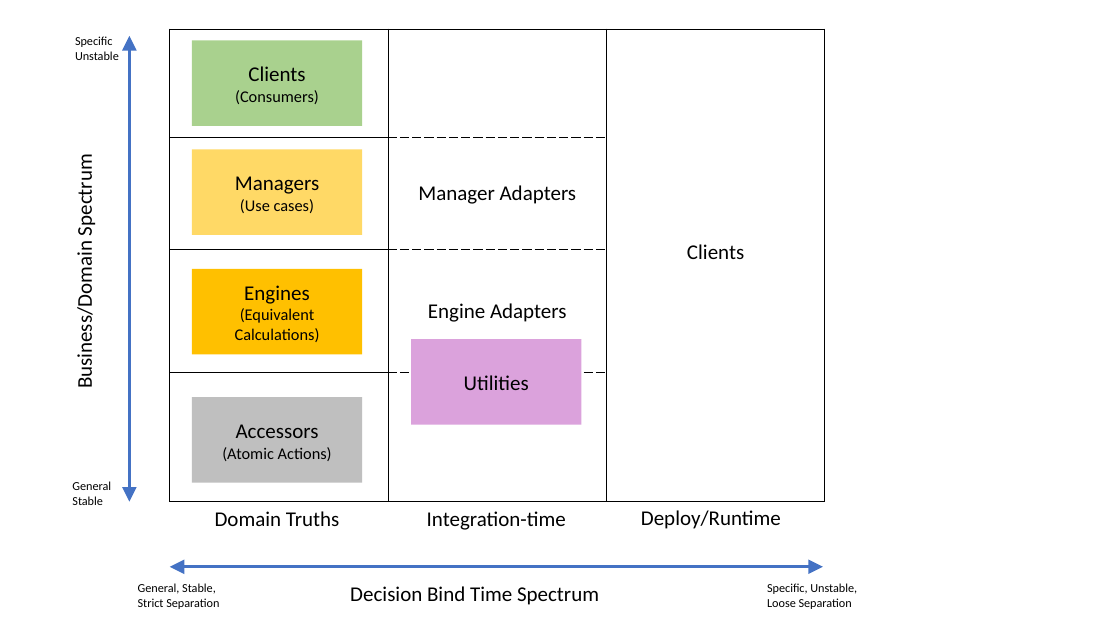
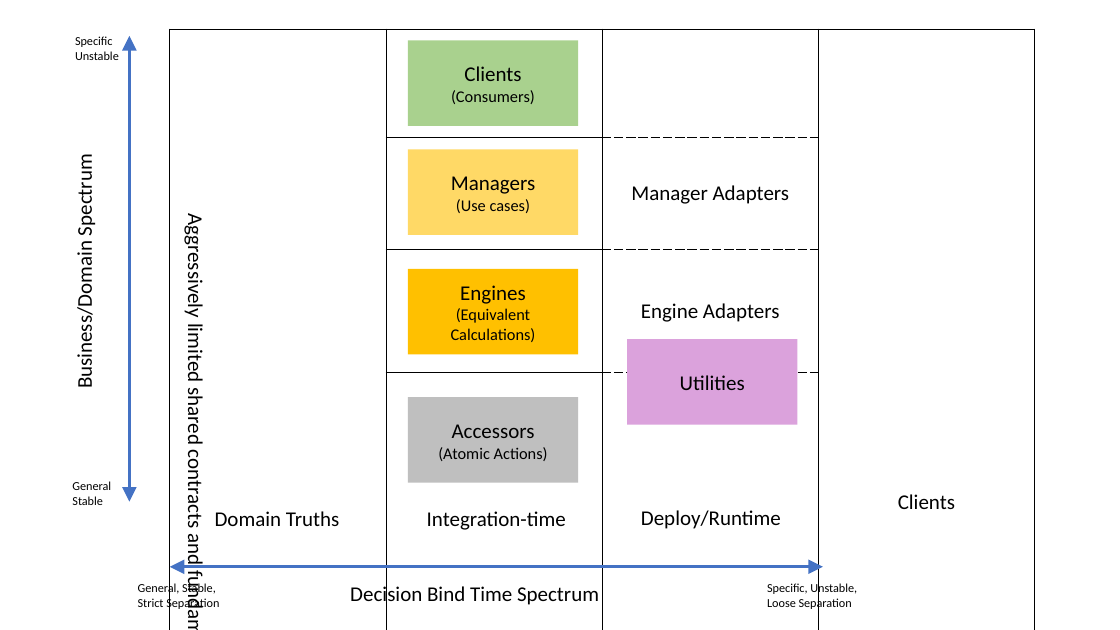
Before and after one commit to farlee2121/DevEssentialsBlog, a slide deck: slide 1 of _drafts/Solid Structure Table.pptx. Drawn at 1120x630 pixels with LibreOffice and Linux fonts; fonts in the diff are those of the drawing. Boxes give left, top, right and bottom in pixels: in the first picture for what was removed or moved away, otherwise in the second. Text is boxed around its words. In the diff, an @@ line names an element or a change of style, - is before the commit and + after.

Commit message:
Add agressively limited entities to solid table

```diff
--- a/_drafts/Solid Structure Table.pptx
+++ b/_drafts/Solid Structure Table.pptx
@@ table at (170, 29, 1033, 568) @@
+column 1: Aggressively limited shared contracts and fundamental domain entities |  |  | 
@@ table: place and size @@
-table at (170, 29, 825, 502)
+table at (170, 29, 1033, 568)
@@ 5 rectangles: place and size @@
-5 rectangles at (192, 40, 581, 483)
+5 rectangles at (408, 40, 798, 483)
```
